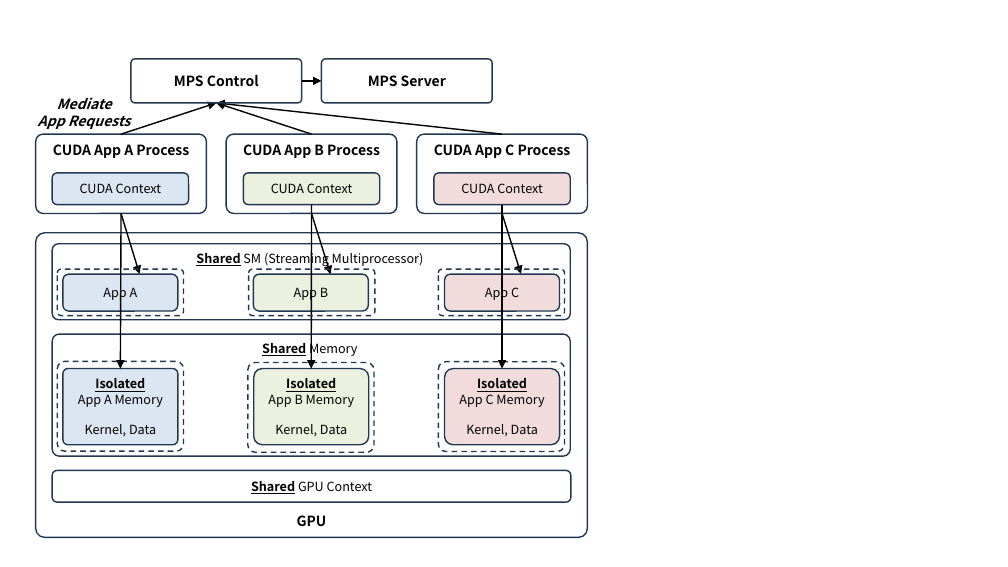
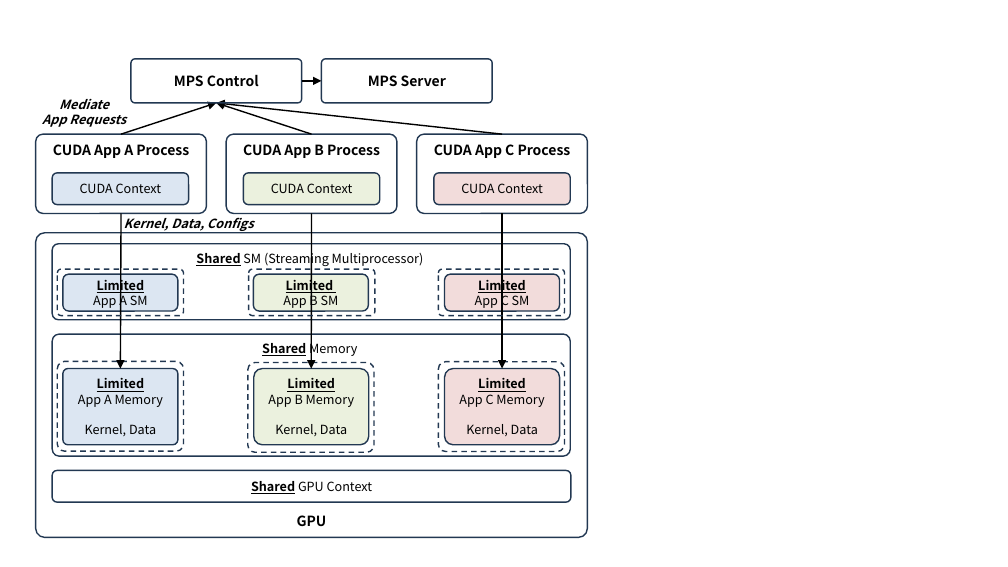
Before and after one commit to ssup2/blog-software, a slide deck: slide 6 of content/docs/theory-analysis/nvidia-gpu-sharing/images/images.pptx. Drawn at 1008x567 pixels with LibreOffice and Linux fonts; fonts in the diff are those of the drawing. Boxes give left, top, right and bottom in pixels: in the first picture for what was removed or moved away, otherwise in the second. Text is boxed around its words. In the diff, an @@ line names an element or a change of style, - is before the commit and + after.

```diff
--- a/content/docs/theory-analysis/nvidia-gpu-sharing/images/images.pptx
+++ b/content/docs/theory-analysis/nvidia-gpu-sharing/images/images.pptx
@@ text "Mediate" at (42,99,126,127): size 10 to 9 pt @@
@@ arrow removed from (121, 214) to (139, 274) @@
@@ text added at (124,217,254,231), 9 pt, text #000000, bold, italic @@
+Kernel, Data, Configs
@@ arrow moved from (311, 205) - (311, 369) to (311, 214) - (311, 369) @@
@@ arrow removed from (311, 214) to (331, 274) @@
@@ arrow moved from (502, 205) - (502, 369) to (502, 214) - (502, 369) @@
@@ arrow removed from (502, 214) to (521, 274) @@
@@ text in rounded rectangle at (93,276,148,309): text changed; bold on @@
-App A
+Limited
+App A SM
@@ text in rounded rectangle at (283,276,339,309): text changed; bold on @@
-App B
+Limited
+App B SM
@@ text in rounded rectangle at (475,276,530,309): text changed; bold on @@
-App C
+Limited
+App C SM
@@ text in rounded rectangle at (97,378,145,392): text changed @@
-Isolated
+Limited
@@ text in rounded rectangle at (287,378,335,392): text changed @@
-Isolated
+Limited
@@ text in rounded rectangle at (478,378,526,392): text changed @@
-Isolated
+Limited
```
Also in this commit, not shown: 7 other slides changed, 10 other files.
